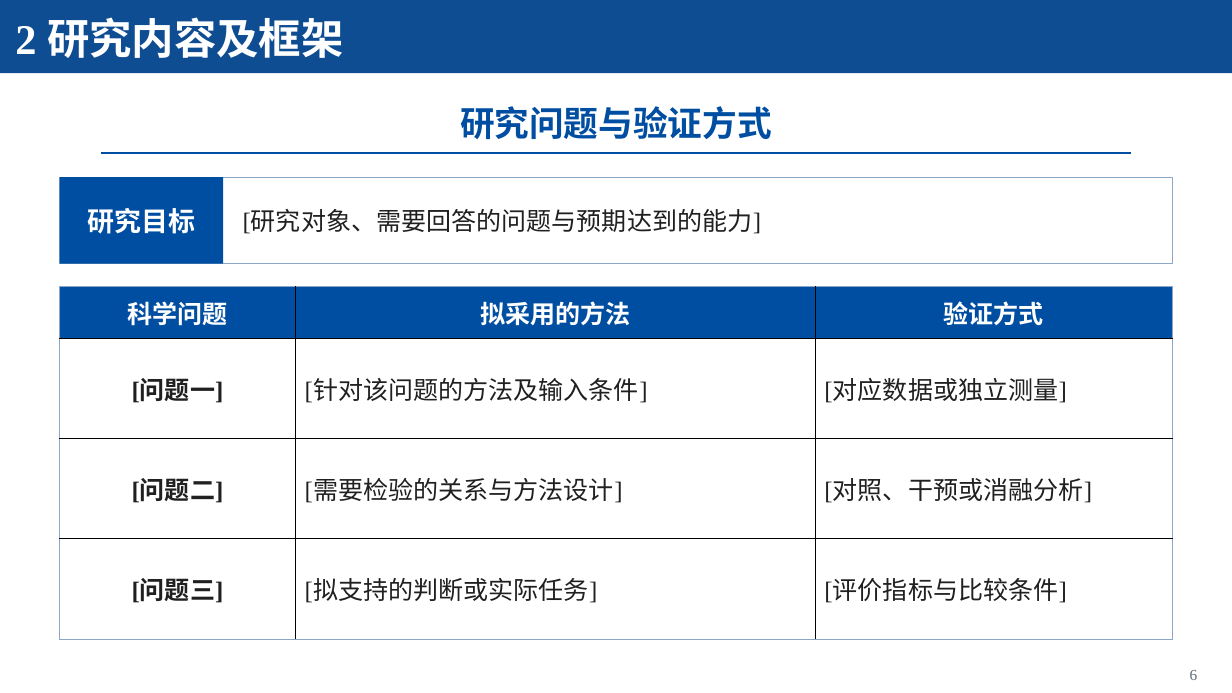
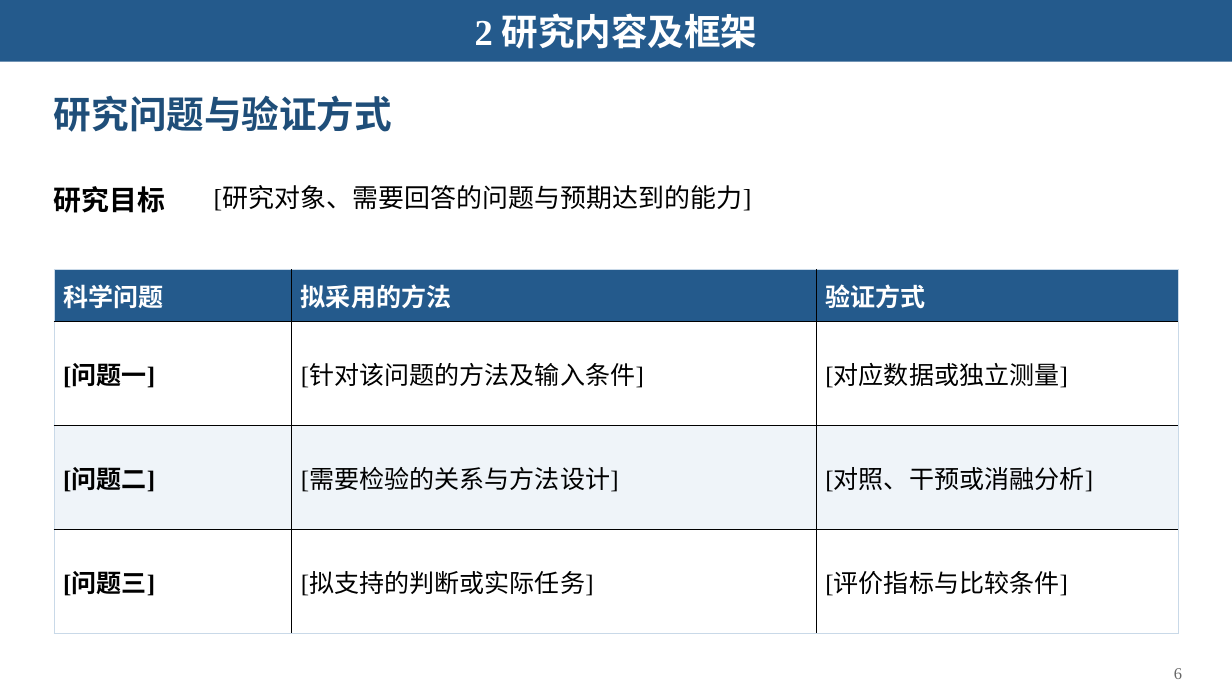
Before and after one commit to Starxy/skills, a slide deck: slide 6 of skills/ppt-craft/assets/academic-blue-template.pptx. Drawn at 1232x693 pixels with LibreOffice and Linux fonts; fonts in the diff are those of the drawing. Boxes give left, top, right and bottom in pixels: in the first picture for what was removed or moved away, otherwise in the second. Text is boxed around its words. In the diff, an @@ line names an element or a change of style, - is before the commit and + after.

```diff
--- a/skills/ppt-craft/assets/academic-blue-template.pptx
+++ b/skills/ppt-craft/assets/academic-blue-template.pptx
@@ rectangle: place and size @@
-rectangle at (0, 0, 1232, 73)
+rectangle at (0, 0, 1232, 62)
@@ rectangle at (0, 0, 1232, 62): fill #0F4D92 to #245A8C @@
@@ text "2 研究内容及框架": place and size @@
-text "2 研究内容及框架" at (15, 17, 343, 58)
+text "2 研究内容及框架" at (475, 13, 758, 49)
@@ text "2 研究内容及框架" at (475, 13, 758, 49): size 33 to 28.5 pt; alignment left to centre @@
@@ title "研究问题与验证方式": place and size @@
-title "研究问题与验证方式" at (460, 106, 772, 139)
+title "研究问题与验证方式" at (54, 95, 392, 132)
@@ title "研究问题与验证方式" at (54, 95, 392, 132): size 27 to 29.2 pt, text colour #004EA1 to #1F4E79; alignment centre to left @@
@@ text "研究目标": place and size @@
-text "研究目标" at (88, 208, 196, 234)
+text "研究目标" at (54, 186, 165, 213)
@@ text "研究目标" at (54, 186, 165, 213): size 21 to 21.8 pt, text colour #FFFFFF to #000000; alignment centre to left; line spacing 1 to 1.15; vertical alignment middle to top @@
@@ rectangle removed at (60, 177, 1173, 264) @@
@@ rectangle removed at (60, 177, 224, 264) @@
@@ rectangle removed at (101, 152, 1131, 154) @@
@@ text "[研究对象、需要回答的问题与预期达到的能力]": place and size @@
-text "[研究对象、需要回答的问题与预期达到的能力]" at (243, 210, 762, 234)
+text "[研究对象、需要回答的问题与预期达到的能力]" at (214, 187, 752, 211)
@@ text "[研究对象、需要回答的问题与预期达到的能力]" at (214, 187, 752, 211): size 19.5 to 20.2 pt, text colour #202020 to #000000; line spacing 1 to 1.15; vertical alignment middle to top @@
@@ table at (54, 270, 1178, 634) @@
@@ fill #004EA1 to #245A8C in row 1 @@
@@ fill #FFFFFF to #EFF4F9 in row 3 @@
@@ text colour #202020 to #000000 in "[问题一]", "[针对该问题的方法及输入条件]", "[对应数据或独立测量]", "[问题二]" and 5 more places @@
@@ alignment centre to left @@
@@ borders changed @@
@@ table: place and size @@
-table at (60, 287, 1172, 639)
+table at (54, 270, 1178, 634)
@@ text "6" at (1174, 668, 1182, 679): size 12 to 12.8 pt, text colour #626B75 to #666666; line spacing 1 to 1.15; vertical alignment middle to top @@
```
Also in this commit, not shown: 14 other slides changed, 1 slide added, 1 slide removed, 5 other files.
